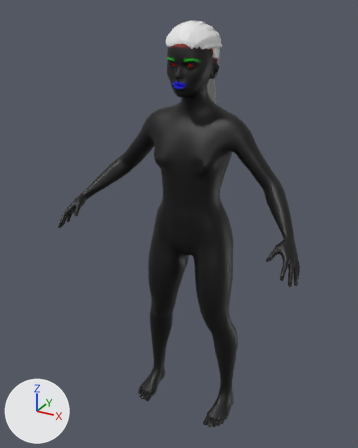
One commit to the glTF model public/surfer/female.glb: the scene before it, then after it.
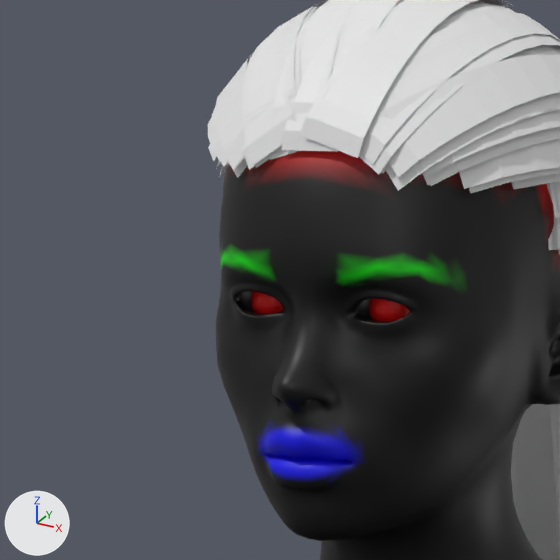
Each version appears first whole from a 50 mm camera at (0.856, -1.702, 1.711) aimed at (-0.04, -0.072, 0.896), and next in a close-up on the part from 38% to 60% of the width and 5% to 22% of the height. Lighting does not change. The marker at lower left points along +X, +Y and +Z. The first two pictures are the older version. Vertices at exactly the same position are counted once.

Names of what the first close-up shows: 'female_body', 'female_eyes', 'female_hair'.
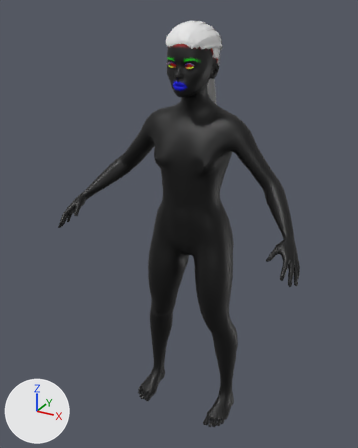
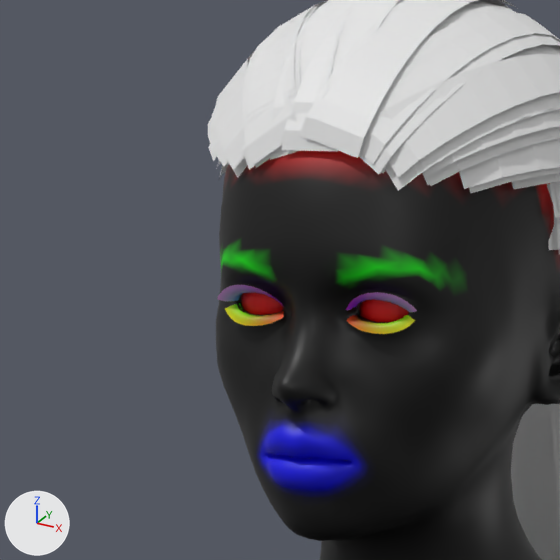
Location of each change, (x1, y1, x2, y2) in pixels of the close-ups (560 x 560 px):
'female_eyes', reshaped: before (251, 291, 410, 322); after (241, 293, 409, 322)
part 1 of me_base, added: after (346, 292, 417, 312)
part 2 of me_base, added: after (217, 285, 282, 304)
part 3 of me_base, added: after (347, 315, 415, 334)
part 4 of me_base, added: after (225, 303, 284, 326)
part 5 of me_base, recoloured: (232, 281, 418, 501) in both
part 6 of me_female_eyes, added: after (359, 299, 409, 322)
part 7 of me_female_eyes, added: after (241, 293, 283, 315)
part 8 of me_female_eyes, deleted: before (369, 299, 410, 322)
part 9 of me_female_eyes, deleted: before (251, 291, 283, 314)

The change, as a diff of the scene's bpy script:
```diff
--- a/public/surfer/female.glb.py
+++ b/public/surfer/female.glb.py
@@ mat_lashes @@
+mat_lashes = bpy.data.materials.new('lashes')
+# nodes: BsdfPrincipled, Mix, OutputMaterial, VertexColor
+# colours: white #e7e7e7, mixed with the vertex colours
@@ me_base @@
 # used by ob_female_body; location = (0.0, 0.0, 0.0)
-me_base.from_pydata(...)  # 13380 vertices, 26756 faces; spans x -0.51..0.51, y -0.31..0.09, z 0.0..1.65
+me_base.from_pydata(...)  # 13568 vertices, 27000 faces; spans x -0.51..0.51, y -0.31..0.09, z 0.0..1.65
+# me_base part 1: a new loose piece of 65 vertices spanning x 0.02..0.05, y -0.14..-0.13, z 1.52..1.53, in mat_lashes
+# me_base part 2: a new loose piece of 65 vertices spanning x -0.05..-0.02, y -0.14..-0.13, z 1.52..1.53, in mat_lashes
+# me_base part 3: a new loose piece of 60 vertices spanning x 0.02..0.05, y -0.14..-0.13, z 1.51..1.52, in mat_lashes
+# me_base part 4: a new loose piece of 60 vertices spanning x -0.05..-0.02, y -0.14..-0.13, z 1.51..1.52, in mat_lashes
+# me_base part 5: 733 kept faces spanning x -0.05..0.05, y -0.16..0.03, z 1.43..1.55 get new vertex colours
+# other edits to the shape of me_base do not show in these pictures
 me_base.materials.append(mat_body)
+me_base.materials.append(mat_lashes)
@@ me_female_eyes @@
 # used by ob_female_eyes; location = (0.0, 0.0, 0.0)
-me_female_eyes.from_pydata(...)  # 724 vertices, 1440 faces; spans x -0.0435..0.0435, y -0.1288..-0.1058, z 1.5138..1.5368
+me_female_eyes.from_pydata(...)  # 1476 vertices, 2944 faces; spans x -0.0485..0.0485, y -0.1329..-0.1, z 1.5088..1.5416
+# me_female_eyes part 6: a new loose piece, a UV sphere (32 segments, 24 rings, poles along z) spanning x 0.0157..0.0485, y -0.1329..-0.1, z 1.5088..1.5416, in mat_eyes
+# me_female_eyes part 7: a new loose piece, a UV sphere (32 segments, 24 rings, poles along z) spanning x -0.0485..-0.0157, y -0.1329..-0.1, z 1.5088..1.5416, in mat_eyes
+# me_female_eyes part 8: the loose piece of 362 vertices spanning x 0.0205..0.0435, y -0.1288..-0.1058, z 1.5138..1.5368 is deleted
+# me_female_eyes part 9: the loose piece of 362 vertices spanning x -0.0435..-0.0205, y -0.1288..-0.1058, z 1.5138..1.5368 is deleted
 me_female_eyes.materials.append(mat_eyes)
```
